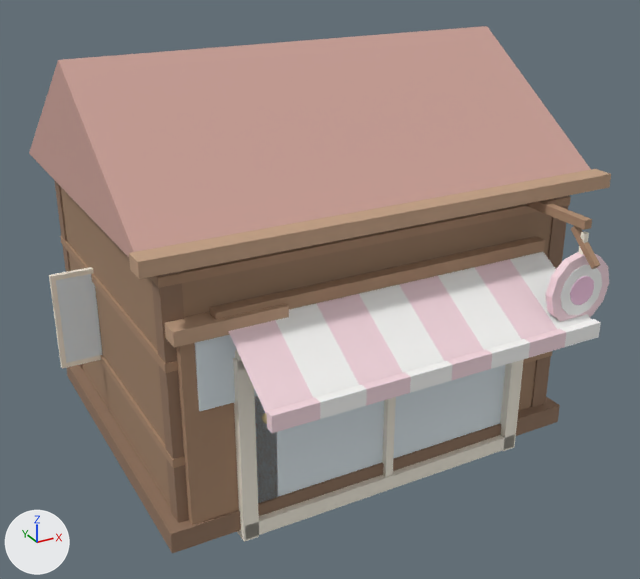
The glTF model tools/models3d/out/obchod_sladkosti.glb as it was, and as the next commit left it.
Rendered twice from a 50 mm lens placed at (-4.86, -9.68, 7.49), pointed at (0.3, -0.3, 2.8). The lights are fixed; the arrows at lower left show +X, +Y and +Z. The picture after the commit comes second. Vertices at exactly the same position are counted once.

The first picture shows 'ObchodSladkosti_cream', 'ObchodSladkosti_darkwood', 'ObchodSladkosti_glass', 'ObchodSladkosti_oak', 'ObchodSladkosti_pink', 'ObchodSladkosti_roof2', 'ObchodSladkosti_white', 'ObchodSladkosti_wood', 'ObchodSladkosti_wood2' and 2 more.
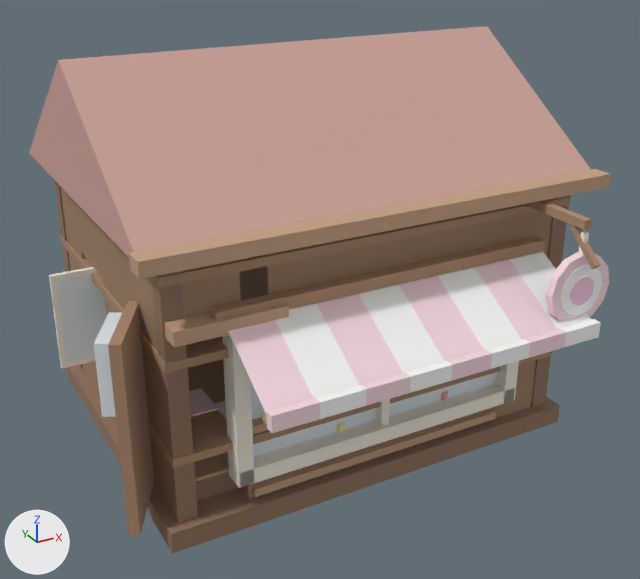
The newer file is also turned or shifted as a whole; pictures and numbers use the older file's frame.

Boxes (x1, y1, x2, y2) around the edits, measured in the pictures (640 x 579 px; the box of a moved part takes in the faces that stretch with it):
'ObchodSladkosti_wood2', reshaped: before (60, 197, 600, 525); after (60, 197, 600, 536)
'ObchodSladkosti_glass', reshaped (mostly hidden afterwards): before (56, 274, 505, 503); after (56, 274, 495, 457)
'ObchodSladkosti_cream', reshaped (mostly hidden): before (49, 231, 589, 542); after (49, 231, 589, 488)
part 1 of me_obchodsladkosti_oak, added: after (60, 186, 554, 506)
part 2 of me_obchodsladkosti_wood2, deleted (beige): before (176, 343, 278, 525)
part 3 of me_obchodsladkosti_wood2, added (beige): after (108, 301, 154, 536)
part 4 of me_obchodsladkosti_glass, moved or reshaped: before (194, 335, 505, 503); after (94, 312, 495, 457)
part 5 of me_obchodsladkosti_cream, moved or reshaped: before (233, 350, 524, 542); after (222, 335, 519, 488)

What changed in the scene script:
```text
Change me_obchodsladkosti_oak:
    used by ob_obchodsladkosti_oak; location = (0.0, 0.0, 0.0)
    remove me_obchodsladkosti_oak.from_pydata(...)  # 8 vertices, 12 faces; spans x -2.5..2.5, y -2.32..1.68, z 1.5..4.5
    add me_obchodsladkosti_oak.from_pydata(...)  # 94 vertices, 192 faces; spans x -2.5..2.5, y -2.32..1.68, z 1.5..4.5
    me_obchodsladkosti_oak part 1: 86 vertices added at x -2.5..2.5, y -2.32..1.68, z 1.5..4.5
Change me_obchodsladkosti_wood2:
    used by ob_obchodsladkosti_wood2; location = (0.0, 0.0, 0.0)
    remove me_obchodsladkosti_wood2.from_pydata(...)  # 64 vertices, 96 faces; spans x -2.53..2.53, y -3.47..1.96, z 1.36..4.4
    add me_obchodsladkosti_wood2.from_pydata(...)  # 118 vertices, 184 faces; spans x -3.04..2.53, y -3.47..1.96, z 1.36..4.5
    me_obchodsladkosti_wood2 part 2: the loose piece of 8 vertices spanning x -2.4..-1.4, y -2.43..-2.28, z 1.5..3.7 is deleted
    me_obchodsladkosti_wood2 part 3: 8 vertices added at x -3.04..-2.46, y -2.33..-1.4, z 1.5..3.7
    other edits to the shape of me_obchodsladkosti_wood2 do not show in these pictures
Change me_obchodsladkosti_glass:
    used by ob_obchodsladkosti_glass; location = (0.0, 0.0, 0.0)
    remove me_obchodsladkosti_glass.from_pydata(...)  # 140 vertices, 240 faces; spans x -2.95..2.95, y -2.46..0.28, z 1.25..3.65
    add me_obchodsladkosti_glass.from_pydata(...)  # 486 vertices, 856 faces; spans x -3.13..2.95, y -2.27..1.34, z 1.7..4.13
    me_obchodsladkosti_glass part 4: 16 vertices moved from x -2.25..1.7, y -2.46..-2.32, z 1.25..3.65 to x -3.13..1.7, y -2.27..-1.47, z 1.95..3.65
    other edits to the shape of me_obchodsladkosti_glass do not show in these pictures
Change me_obchodsladkosti_cream:
    used by ob_obchodsladkosti_cream; location = (0.0, 0.0, 0.0)
    remove me_obchodsladkosti_cream.from_pydata(...)  # 128 vertices, 216 faces; spans x -3.01..3.01, y -3.27..0.29, z 1.15..4.25
    add me_obchodsladkosti_cream.from_pydata(...)  # 184 vertices, 300 faces; spans x -3.01..3.01, y -3.27..0.31, z 1.7..4.25
    me_obchodsladkosti_cream part 5: 40 vertices moved from x -1.87..1.87, y -2.55..-2.29, z 1.15..3.43 to x -1.87..1.87, y -2.46..-2.2, z 1.8..3.8
    other edits to the shape of me_obchodsladkosti_cream do not show in these pictures
```
